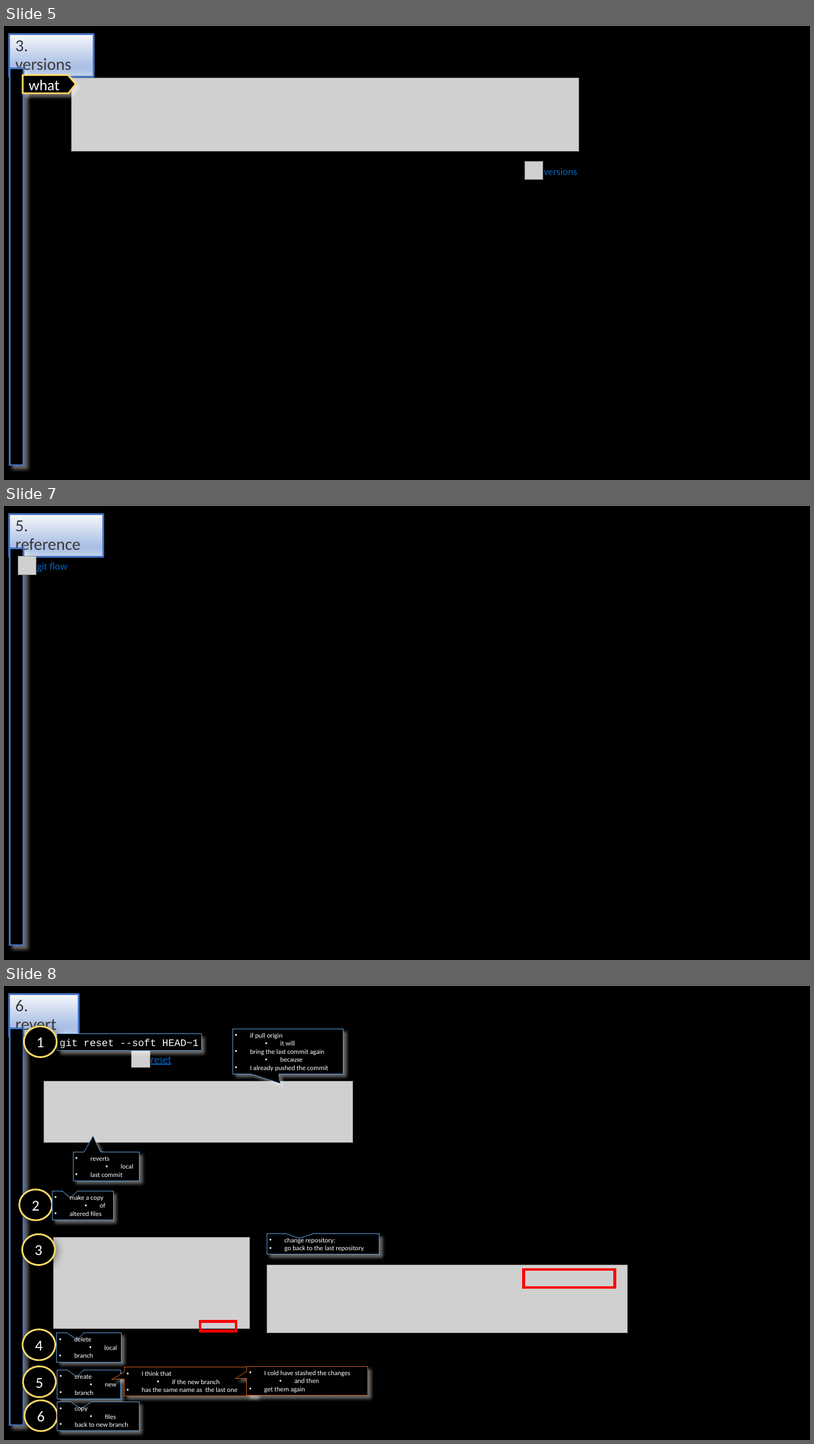
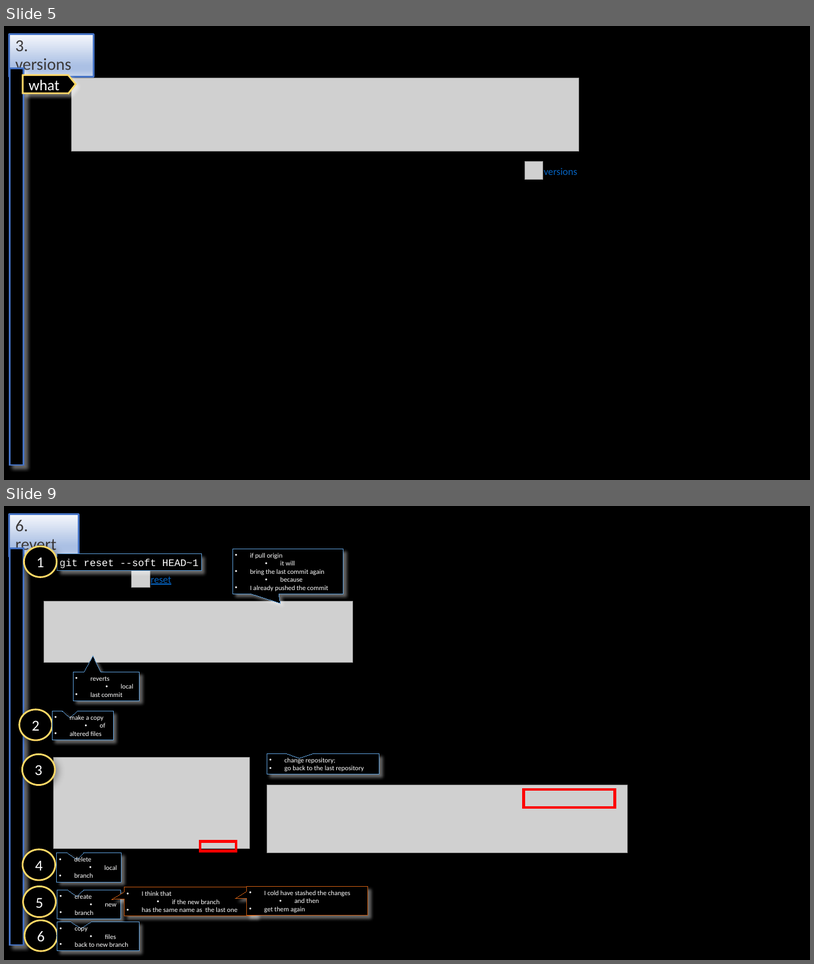
Before and after one commit to 1010836/portfolio, a slide deck: git/git.odp. Shown one above the other, each under a label of ours: slides 5, 7 and 8 before the commit, slides 5 and 9 after it; the slides between them are not shown. The pictures are 814x1444 and 814x964 pixels, drawn with LibreOffice and Linux fonts; fonts in the diff are those of the drawing; grey boxes stand for pictures. Boxes give left, top, right and bottom in pixels: in the first picture for what was removed or moved away, otherwise in the second. Text is boxed around its words. In the diff, an @@ line names an element or a change of style, - is before the commit and + after.

```diff
--- a/git/git.odp
+++ b/git/git.odp
@@ slide 7 removed at box(4, 506, 810, 960), background #000000 @@
@@ title removed at box(9, 514, 103, 557) @@
-5. reference
@@ rectangle removed at box(9, 549, 23, 945) @@
@@ picture removed at box(18, 556, 36, 574) @@
@@ text removed at box(37, 562, 68, 571) @@
-git flow
@@ what was slide 8 is now slide 9 @@
```
Also in this commit, not shown: 2 slides changed, 3 slides added, 1 other slide removed, 9 other files.
